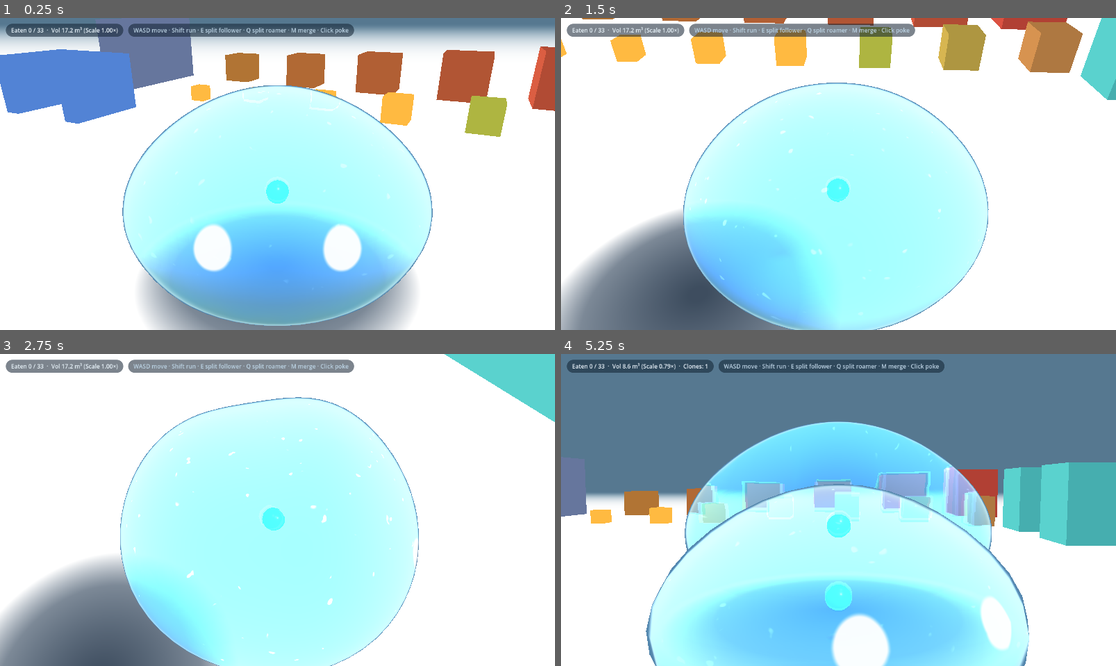
Above: before the commit, frames 1-4 (two rows, left to right).
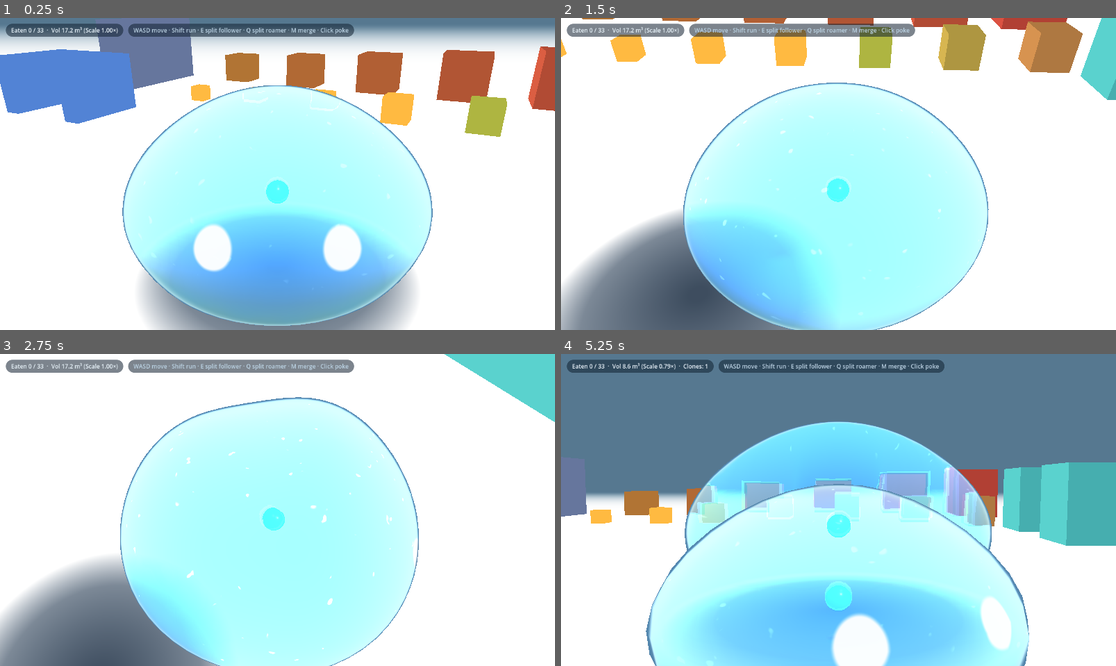
Above: after the commit, the same moments.

Repository: EN-rain/how-to-live-as-a-slime
Game: Godot game, scene res://scenes/main.tscn
The game is run twice, just before and just after one commit, with the same random seed, the same clock (stepped at 60 frames per second) and the same inputs.
Inputs (mouse positions are in pixels of both pictures, inside the frame that each line leads up to):
- Up to frame 1 (0.25 s): no input
- Up to frame 2 (1.5 s): tap Enter (ui_accept) at 0.5, 0.77, 1.07 s; move the mouse to (960, 158) at 0.52 s; hold D (move_right) 0.53-1.25 s; hold Z (slime_liquid, bound only before the commit) 0.53-1.25 s; click (960, 158) at 0.67 s; drag from (727, 189) to (810, 236) at 1.27 s
- Up to frame 3 (2.75 s): move the mouse to (333, 441) at 2.02 s; press the mouse at (333, 441) at 2.03 s; hold D (move_right) from 2.03 s (still down); tap Z (slime_liquid, bound only before the commit) at 2.3 s
- Up to frame 4 (5.25 s): release D (move_right) at 2.75 s; release the mouse at (894, 441) at 2.75 s; drag from (810, 572) to (672, 463) at 2.77 s; move the mouse to (1005, 556) at 3.52 s; hold A (move_left) 3.53-4.25 s; hold Z (slime_liquid, bound only before the commit) 3.53-4.25 s; tap Enter (ui_accept) at 3.77, 4.07 s; drag from (672, 463) to (755, 432) at 4.27 s; move the mouse to (866, 510) at 5.02 s; hold S (move_back) from 5.03 s (still down); hold Q (split_roam) from 5.03 s (still down); click (866, 510) at 5.17 s

The runs differ from the first frame. In frame 1, less than 0.1% of the frame differs, in the area x 22-78%, y 23-61%; in frame 2, 0.3%; in frame 3, 0.5%, in the area x 21-76%, y 14-100%; in frame 4, 0.5%.

Commit message:
Completely remove puddle/Z-state flattening and fix normal tearing against cube walls

Diff:
--- a/project.godot
+++ b/project.godot
@@ -78,11 +78,6 @@
 "events": [Object(InputEventMouseButton,"resource_local_to_scene":false,"resource_name":"","device":-1,"window_id":0,"a …(253 unchanged characters)…
 ]
 }
-slime_liquid={
-"deadzone": 0.2,
-"events": [Object(InputEventKey,"resource_local_to_scene":false,"resource_name":"","device":-1,"window_id":0,"alt_pressed":false,"shift_pressed":false,"ctrl_pressed":false,"meta_pressed":false,"pressed":false,"keycode":0,"physical_keycode":90,"key_label":0,"unicode":122,"location":0,"echo":false,"script":null)
-]
-}
 split_follow={
 "deadzone": 0.2,
 "events": [Object(InputEventKey,"resource_local_to_scene":false,"resource_name":"","device":-1,"window_id":0,"alt_press …(192 unchanged characters)…
--- a/scripts/slime.gd
+++ b/scripts/slime.gd
@@ -1040,40 +1040,13 @@
 			squeeze_v = 0.0
 	squeeze_k = clampf(squeeze_k, min_sq_now, 1.0)
 
-	# --- Automatic height ducking under low ceilings (no Z key state) ---
 	liquid_request = false
 	liquid_amt = 0.0
-	var target_hr := _height_ratio_for(0.0, squeeze_k)
-	if target_hr < height_ratio:
-		height_ratio = target_hr
-	elif target_hr > height_ratio + 1e-4:
-		var hr_cand := minf(target_hr, height_ratio + 2.8 * dt)
-		if motor.posture_target_is_legal(slime_scale, 0.0, hr_cand, squeeze_k, axis):
-			height_ratio = hr_cand
-		else:
-			expansion_blocked = "overhead/ceiling blocks standing"
-
-
-## Height ratio automatically ducks under low overhead ceilings when clearance is bigger than the core.
-func _height_ratio_for(_liq: float, sq: float) -> float:
-	if not tuning.allow_normal_vertical_compression:
-		return 1.0
-	var rest_h := model.rest_full_height * slime_scale
-	var min_ratio := tuning.min_liquid_height_ratio
-	var low_probe := model.cached_shape(slime_scale, 0.0, min_ratio, model.min_squeeze(), sq_dir, 1)
-	var low_h := rest_h * min_ratio
-	var rise := motor.ceiling_clearance_from(model.foot, rest_h * 1.15, low_probe)
-	if motor.velocity.length_squared() > 0.01:
-		var fwd := Vector3(motor.velocity.x, 0.0, motor.velocity.z).normalized()
-		var rise_ahead := motor.ceiling_clearance_from(model.foot + fwd * 0.65, rest_h * 1.15, low_probe)
-		rise = minf(rise, rise_ahead)
-	if rise == INF:
-		return 1.0
-	var avail := low_h + rise - tuning.skin * 2.0
-	if avail >= rest_h - 1e-3:
-		return 1.0
-	var allowed := clampf(avail / maxf(rest_h, 1e-4), 0.0, 1.0)
-	return clampf(allowed, min_ratio, 1.0)
+	height_ratio = 1.0
+
+
+func _height_ratio_for(_liq: float, _sq: float) -> float:
+	return 1.0
 
 
 func _set_liquid_request(_value: bool) -> void:
--- a/scripts/slime_shape_model.gd
+++ b/scripts/slime_shape_model.gd
@@ -134,18 +134,18 @@
 
 
 ## Resolve posture dimensions. Returns true when the baked envelope must be rebuilt.
-func resolve(p_scale: float, p_liquid: float, p_height_ratio: float, p_squeeze: float, p_axis: Vector3) -> bool:
+func resolve(p_scale: float, _p_liquid: float, _p_height_ratio: float, p_squeeze: float, p_axis: Vector3) -> bool:
 	scale = p_scale
-	liquid = p_liquid
-	height_ratio = p_height_ratio
+	liquid = 0.0
+	height_ratio = 1.0
 	squeeze = clampf(p_squeeze, min_squeeze(), 1.0)
 	if p_axis.length_squared() > 1e-6:
 		axis = Vector3(p_axis.x, 0.0, p_axis.z).normalized()
-	spread = pow(maxf(height_ratio, 1e-3), -0.5)
+	spread = 1.0
 	flow_stretch = squeeze
 	height_boost = 1.0
-	full_height = rest_full_height * scale * height_ratio
-	semi_a = rest_max_radius * scale * spread * squeeze
+	full_height = rest_full_height * scale
+	semi_a = rest_max_radius * scale * squeeze
 	semi_b = semi_a
 	var key := posture_key_for(scale, liquid, height_ratio, squeeze, axis)
 	var e := _cache_entry(scale, liquid, height_ratio, squeeze, axis)
@@ -220,12 +220,11 @@
 	return e
 
 
-## Support extents of a posture: circular horizontal radius (x == y) and full height (z).
-func _envelope_dims(p_scale: float, p_liquid: float, p_height_ratio: float, p_squeeze: float) -> Vector3:
+## Support extents of a posture: circular horizontal radius (x == y) and proportional core height (z).
+func _envelope_dims(p_scale: float, p_liquid: float, _p_height_ratio: float, p_squeeze: float) -> Vector3:
 	var sq := clampf(p_squeeze, lerpf(tuning.min_normal_squeeze, tuning.min_liquid_squeeze, p_liquid), 1.0)
-	var spr := pow(maxf(p_height_ratio, 1e-3), -0.5)
-	var r := p_scale * spr * sq
-	return Vector3(r, r, p_scale * p_height_ratio)
+	var r := p_scale * sq
+	return Vector3(r, r, p_scale * sq)
 
 
 func _canonical_axis(p_axis: Vector3) -> Vector3:
@@ -298,12 +297,11 @@
 
 ## Bake envelope points (foot at origin, world orientation) for arbitrary dimensions
 ## without mutating the resolved state. Used for transition/expansion probes.
-func baked_points(p_scale: float, p_liquid: float, p_height_ratio: float, p_squeeze: float, _p_axis: Vector3) -> PackedVector3Array:
+func baked_points(p_scale: float, p_liquid: float, _p_height_ratio: float, p_squeeze: float, _p_axis: Vector3) -> PackedVector3Array:
 	debug_baked_points_count += 1
 	var sq := clampf(p_squeeze, lerpf(tuning.min_normal_squeeze, tuning.min_liquid_squeeze, p_liquid), 1.0)
-	var spr := pow(maxf(p_height_ratio, 1e-3), -0.5)
-	var sa := p_scale * spr * sq
-	var sv := p_scale * p_height_ratio
+	var sa := p_scale * sq
+	var sv := p_scale * sq
 	var n := _unit_points.size()
 	var pts := PackedVector3Array()
 	pts.resize(n)
--- a/shaders/slime.gdshader
+++ b/shaders/slime.gdshader
@@ -251,9 +251,8 @@
 	return vec3(f.y * mag, 0.0, f.z * mag);
 }
 
-// Conforms the slime surface around an obstacle (both in normal posture and Z puddle posture)
-// so the body visibly molds/compresses against narrow passage walls without clipping through
-// the obstacle or poking out its far side.
+// Conforms the slime surface around an obstacle so the body visibly molds/compresses
+// against narrow passage walls and low roofs without clipping or jagged normal creases.
 vec3 solidDent(vec3 p, vec3 c, float shape, vec3 h, float yaw, float blur, vec3 nOv) {
 	float cy = cos(yaw);
 	float sy = sin(yaw);
@@ -261,9 +260,19 @@
 	vec3 q = vec3(dv.x * cy - dv.z * sy, dv.y, dv.x * sy + dv.z * cy);
 	if (q.y > h.y + 0.25 + blur || q.y < -h.y - blur) return vec3(0.0);
 
+	// Overhead roof / tunnel ceiling check: if the obstacle bottom is suspended above the floor,
+	// press the top of the slime smoothly down underneath the roof without flattening into a puddle.
+	if (c.y - h.y > -uRefRadius * 0.50) {
+		float wxRoof = 1.0 - smoothstep(h.x - 0.10, h.x + 0.40, abs(q.x));
+		float wzRoof = 1.0 - smoothstep(h.z - 0.10, h.z + 0.40, abs(q.z));
+		float penY = max(0.0, q.y - (-h.y - SOLID_OFFSET));
+		float pushDown = -penY * 0.90 * wxRoof * wzRoof;
+		return vec3(0.0, pushDown, 0.0);
+	}
+
 	// Slime center (0, p.y, 0) in obstacle local coordinates
 	vec2 qCenter = vec2(-c.x * cy + c.z * sy, -c.x * sy - c.z * cy);
-	float winY = 1.0 - smoothstep(-0.02, 0.22, q.y - h.y);
+	float winY = 1.0 - smoothstep(-0.04, 0.25, q.y - h.y);
 	float kind = floor(shape + 0.005);
 
 	vec2 pushXZ = vec2(0.0);
@@ -275,15 +284,15 @@
 		float sx = qCenter.x >= 0.0 ? 1.0 : -1.0;
 		float sz = qCenter.y >= 0.0 ? 1.0 : -1.0;
 
-		float penX = max(0.0, (h.x + SOLID_OFFSET) - sx * q.x);
-		float wz = 1.0 - smoothstep(h.z - 0.04, h.z + 0.34, abs(q.z));
+		float penX = max(0.0, (h.x + SOLID_OFFSET) - sx * q.x) * 0.90;
+		float wz = 1.0 - smoothstep(h.z - 0.12, h.z + 0.45, abs(q.z));
 		vec2 pushX = vec2(sx * penX * wz, 0.0);
 
-		float penZ = max(0.0, (h.z + SOLID_OFFSET) - sz * q.z);
-		float wx = 1.0 - smoothstep(h.x - 0.04, h.x + 0.34, abs(q.x));
+		float penZ = max(0.0, (h.z + SOLID_OFFSET) - sz * q.z) * 0.90;
+		float wx = 1.0 - smoothstep(h.x - 0.12, h.x + 0.45, abs(q.x));
 		vec2 pushZ = vec2(0.0, sz * penZ * wx);
 
-		float faceBlend = smoothstep(-0.20, 0.20, ox - oz);
+		float faceBlend = smoothstep(-0.25, 0.25, ox - oz);
 		pushXZ = mix(pushZ, pushX, faceBlend) * winY;
 		compressAmt = mix(penZ * wx, penX * wz, faceBlend) * winY;
 	} else {
@@ -294,15 +303,15 @@
 		vec2 uDir = vec2(-nDir.y, nDir.x);
 		float along = dot(q.xz, nDir);
 		float lat = dot(q.xz, uDir);
-		float wu = 1.0 - smoothstep(R - 0.04, R + 0.34, abs(lat));
+		float wu = 1.0 - smoothstep(R - 0.12, R + 0.45, abs(lat));
 		float rNorm = clamp(abs(lat) / max(R + SOLID_OFFSET, 1e-4), 0.0, 1.0);
 		float arch = sqrt(max(0.0, 1.0 - rNorm * rNorm)) * (R + SOLID_OFFSET);
-		float penC = max(0.0, arch - along);
+		float penC = max(0.0, arch - along) * 0.90;
 		pushXZ = nDir * (penC * wu * winY);
 		compressAmt = penC * wu * winY;
 	}
 
-	float rimLift = min(compressAmt, 0.9) * 0.24 * smoothstep(-0.35, 0.15, -abs(compressAmt - 0.35));
+	float rimLift = min(compressAmt, 0.8) * 0.18 * smoothstep(-0.40, 0.20, -abs(compressAmt - 0.35));
 	vec2 worldPushXZ = vec2(pushXZ.x * cy + pushXZ.y * sy, -pushXZ.x * sy + pushXZ.y * cy);
 	return vec3(worldPushXZ.x, rimLift, worldPushXZ.y);
 }
@@ -330,37 +339,6 @@
 		float tB = clamp(baseH / 0.9, 0.0, 1.0);
 		p.y = groundFloor + 0.9 * (2.0 * tB * tB - tB * tB * tB);
 	}
-
-	if (abs(uLiquidHeight - 1.0) > 0.001 || uLiquid > 0.001) {
-		float liqH = max(uLiquidHeight, 0.01);
-		float liqR = max(uLiquidSpread, 0.01);
-		p.xz *= liqR;
-		p.y = groundFloor + (p.y - groundFloor) * liqH;
-	}
-	if (uLiquid > 0.001) {
-
-		// Directional flow surge: the leading edge surges forward in movement direction.
-		// Capped to the collision skin so it can never push the surface past the hull.
-		vec2 mdir = normalize(uMoveDir.xz + vec2(0.0001));
-		float flowAlong = dot(p.xz, mdir);
-		float surgeAmp = min(uMoveAmt * 0.30 * uLiquid, uSkinLocal);
-		p.xz += mdir * (surgeAmp * smoothstep(-1.2, 1.8, flowAlong));
-
-		// Viscous amoebic perimeter ripples (surface tension lobes), also inside the skin budget
-		float ang = atan(p.z, p.x);
-		float wobble = (sin(ang * 4.0 + t * 4.0) * 0.06 + sin(ang * 6.0 - t * 3.0) * 0.03) * uLiquid;
-		float distCenter = length(p.xz);
-		float wobbleCap = uSkinLocal / max(distCenter, 0.1);
-		wobble = clamp(wobble, -wobbleCap, wobbleCap);
-		p.xz *= 1.0 + wobble * smoothstep(0.4, 2.0, distCenter);
-
-		// Capillary surface ripples propagating across the liquid sheet
-		float capRipple = sin(distCenter * 4.0 - t * 7.0 + flowAlong * 2.0) * 0.030 * uLiquid;
-		p.y += capRipple * smoothstep(0.0, 0.35, p.y - groundFloor);
-	}
-
-	// Body stays circular in XZ (never stretched or squashed into an oval).
-	p.y = groundFloor + (p.y - groundFloor) * uSqueezeHeight;
 
 	// ---- Sticky Droplet Budding (E and Q split) ----
 	// Organic fluid separation: teardrop bridge stretches toward the partner,
@@ -510,7 +488,7 @@
 	vec3 p1 = deformSlime(position + tangent * eps, normalize(position + tangent * eps), TIME);
 	vec3 p2 = deformSlime(position + bitangent * eps, normalize(position + bitangent * eps), TIME);
 
-	vec3 deformedNormal = normalize(cross(p1 - p0, p2 - p0));
+	vec3 deformedNormal = normalize(cross(p1 - p0, p2 - p0) + nrm * 1e-4);
 
 	vec4 worldPos = MODEL_MATRIX * vec4(p0, 1.0);
 	vWorldPosition = worldPos.xyz;
